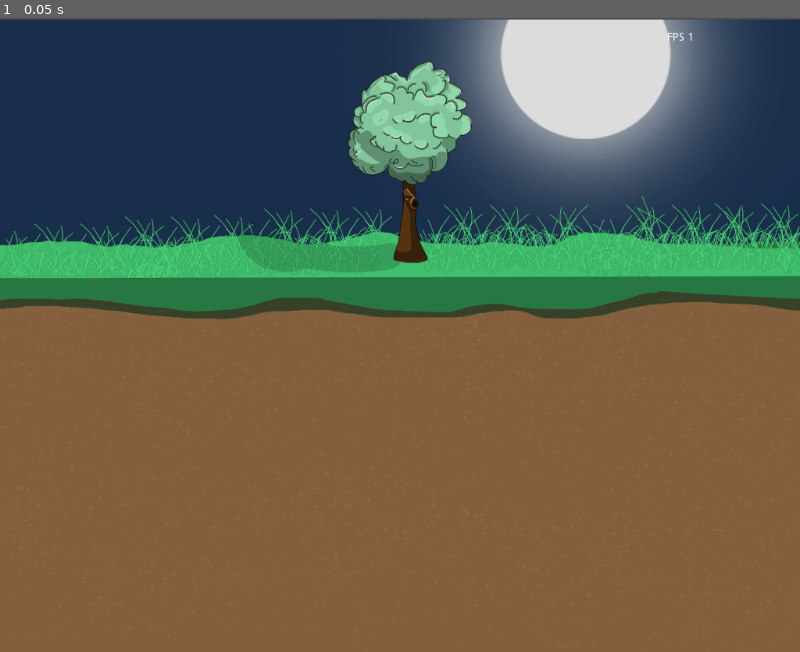
Above: before the commit, frame 1.
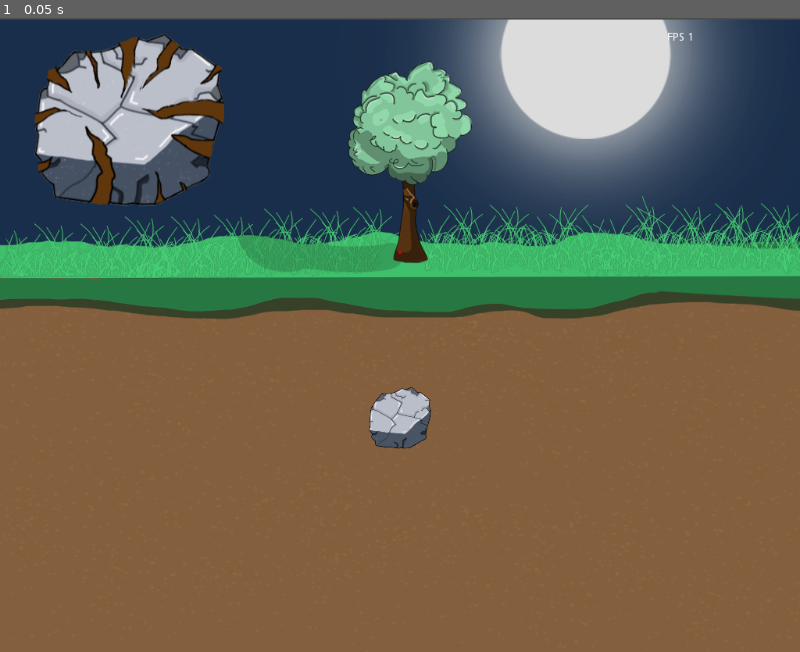
Above: after the commit, the same moment.

Repository: GunesUstunalp/GGJ2023Game
Game: Godot game, scene res://MainScene.tscn
Two runs of this game, one before a commit and one after it. Both use one fixed random seed, a clock stepped at 60 frames per second and the inputs below.
Inputs:
- Up to frame 1 (0.05 s): no input

The runs differ from the first frame. In frame 1, 5.7% of the frame differs, in the area x 4-54%, y 2-68%.

Commit message:
Created RockSpawner

Diff:
--- a/MainScene.tscn
+++ b/MainScene.tscn
@@ -1,18 +1,34 @@
-[gd_scene load_steps=6 format=2]
+[gd_scene load_steps=16 format=2]
 
 [ext_resource path="res://Resources/treee.png" type="Texture" id=1]
 [ext_resource path="res://Resources/toprak.png" type="Texture" id=2]
 [ext_resource path="res://RootEnd.tscn" type="PackedScene" id=3]
 [ext_resource path="res://Resources/sky.png" type="Texture" id=4]
 [ext_resource path="res://FPSCounter.gd" type="Script" id=5]
+[ext_resource path="res://RockSpawner.gd" type="Script" id=6]
+[ext_resource path="res://Resources/stoneanimation2/1.png" type="Texture" id=7]
+[ext_resource path="res://Resources/stoneanimation2/0.png" type="Texture" id=8]
+[ext_resource path="res://Resources/stoneanimation2/3.png" type="Texture" id=9]
+[ext_resource path="res://Resources/stoneanimation2/4.png" type="Texture" id=10]
+[ext_resource path="res://Resources/stoneanimation2/5.png" type="Texture" id=11]
+[ext_resource path="res://Resources/stoneanimation2/6.png" type="Texture" id=12]
+[ext_resource path="res://RootEnd.gd" type="Script" id=13]
+[ext_resource path="res://Resources/stoneanimation2/2.png" type="Texture" id=14]
 
-[node name="Node2D" type="Node2D"]
+[sub_resource type="SpriteFrames" id=1]
+animations = [ {
+"frames": [ ExtResource( 8 ), ExtResource( 7 ), ExtResource( 14 ), ExtResource( 9 ), ExtResource( 10 ), ExtResource( 11 ), ExtResource( 12 ) ],
+"loop": true,
+"name": "default",
+"speed": 5.0
+} ]
+
+[node name="MainScene" type="Node2D"]
+script = ExtResource( 6 )
 
 [node name="Sky" type="Sprite" parent="."]
 position = Vector2( 512, 408 )
 texture = ExtResource( 4 )
-
-[node name="RootEnd" parent="." instance=ExtResource( 3 )]
 
 [node name="Toprak" type="Sprite" parent="."]
 position = Vector2( 512, 408 )
@@ -28,3 +44,15 @@
 margin_right = 964.0
 margin_bottom = 59.0
 script = ExtResource( 5 )
+
+[node name="AnimatedSprite" type="AnimatedSprite" parent="."]
+position = Vector2( 165, 130 )
+frames = SubResource( 1 )
+frame = 5
+
+[node name="Roots" type="Node2D" parent="."]
+
+[node name="Rocks" type="Node2D" parent="."]
+
+[node name="RootEnd" parent="." instance=ExtResource( 3 )]
+script = ExtResource( 13 )
--- /dev/null
+++ b/RockSpawner.gd
@@ -0,0 +1,37 @@
+extends Node2D
+var rockImage
+var rockImageScale
+var rockHalfWidth = 40
+var currRockIndex = 0
+
+signal rock_spawned
+
+func _ready():
+	rockImage = preload('res://Resources/stone2.png')
+	var th = rockHalfWidth * 2
+	var tw = rockHalfWidth * 2
+	var imageSize = rockImage.get_size()
+	rockImageScale = Vector2(tw/imageSize.x, th/imageSize.y)
+
+	var rootEnd = get_node("RootEnd")
+	rootEnd.connect("found_rock", self, "_on_found_rock")
+
+	spawnRockAtPosition(Vector2(512,512))
+
+func _process(delta):
+	pass
+
+func spawnRockAtPosition(posToSpawn : Vector2):
+	var rockInstance = Sprite.new()
+	rockInstance.texture = rockImage
+	rockInstance.scale = rockImageScale
+	rockInstance.position = posToSpawn
+	get_node("Rocks").add_child(rockInstance)
+	emit_signal("rock_spawned", posToSpawn, rockHalfWidth, currRockIndex)
+	currRockIndex += 1
+
+func _on_found_rock(rootEndPos, foundIndex):
+	print("Found Rock!")
+#	var connectionLine = Line2D.new()
+#	connectionLine.draw_line(Vector2(400,400), Vector2(512,512), Color.aqua, 10)
+#	add_child_below_node(get_node("Rocks"), connectionLine)
--- a/RootEnd.gd
+++ b/RootEnd.gd
@@ -12,6 +12,8 @@
 
 var lastCreatedPosition = Vector2.ZERO
 
+signal found_rock
+
 func _ready():
 	position = rootOriginPoint
 	generatedRootImage = preload('res://Resources/rootcolor.jpg')
@@ -20,13 +22,15 @@
 	var tw = rootHalfWidth * 2
 	var imageSize = generatedRootImage.get_size()
 	rootImageScale = Vector2(tw/imageSize.x, th/imageSize.y)
-	print(rootImageScale)
 
 	groundMatrix=[]
 	for x in range(1024):
 		groundMatrix.append([])
 		for _y in range(512):
 			groundMatrix[x].append(0) #0  indicate that the space is free
+
+	var mainScene = get_parent()
+	mainScene.connect("rock_spawned", self, "_on_rock_spawned")
 
 func _process(delta):
 	var velocity = Vector2.ZERO # The player's movement vector.
@@ -38,15 +42,17 @@
 		velocity.y += 1
 
 	if Input.is_action_pressed("respawn"):
-		position = rootOriginPoint
+		respawn()
 
 	var x_to_check = position.x + (velocity.x * 5)
 	var y_to_check = position.y - 300 + (velocity.y * 5)
 	if x_to_check >= 1024 or y_to_check >= 512:
 		print("X= ",position.x, " Y= ", position.y, " VelX= ", velocity.x, " VelY= ", velocity.y)
-
 	if x_to_check < 1023 and y_to_check < 511 and groundMatrix[x_to_check][y_to_check] == 0:
 		speed = slowSpeed
+	elif x_to_check < 1023 and y_to_check < 511 and groundMatrix[x_to_check][y_to_check] != 1:
+		respawn()
+		emit_signal("found_rock", position, groundMatrix[x_to_check][y_to_check] - 2) #position and rockIndex
 	else:
 		speed = fastSpeed
 
@@ -60,14 +66,11 @@
 
 		var newPosition = position + velocity * delta
 
-		print(newPosition.x, " ", newPosition.y - 300)
+		#print(newPosition.x, " ", newPosition.y - 300)
 		if(newPosition.x < 1 or newPosition.x > 1023 or newPosition.y - 300 > 511):
-			position = rootOriginPoint
+			respawn()
 		else:
 			position = newPosition
-
-
-	#print("Speed ", speed, " -- ", lastCreatedPosition.distance_to(position))
 
 func create_roots_on_path():
 	lastCreatedPosition = position
@@ -76,7 +79,7 @@
 	generatedRootInstance.texture = generatedRootImage
 	generatedRootInstance.scale = rootImageScale
 	generatedRootInstance.position = position
-	get_parent().add_child(generatedRootInstance)
+	get_parent().find_node("Roots").add_child(generatedRootInstance)
 
 	var rootCenterX = int(position.x) - rootHalfWidth
 	var rootCenterY = int(position.y - 300) - rootHalfWidth
@@ -94,3 +97,16 @@
 	generatedRootInstance.position = position
 	get_parent().add_child(generatedRootInstance)
 	raise()
+
+func respawn():
+	position = rootOriginPoint
+
+func _on_rock_spawned(posToSpawn, rockHalfWidth, currRockIndex):
+	posToSpawn.x -= rockHalfWidth
+	posToSpawn.y -= rockHalfWidth
+
+	for x in range(rockHalfWidth * 2):
+		for y in range(rockHalfWidth * 2):
+			groundMatrix[posToSpawn.x + x][posToSpawn.y - 300 + y] = currRockIndex + 2
+			#print(posToSpawn.x + x, "  ", posToSpawn.y - 300 + y)
+	print("Rock spawned")
Not shown, added: Resources/stoneanimation2/0.png.import
Not shown, added: Resources/stoneanimation2/1.png.import
Not shown, added: Resources/stoneanimation2/2.png.import
Not shown, added: Resources/stoneanimation2/3.png.import
Not shown, added: Resources/stoneanimation2/4.png.import
Not shown, added: Resources/stoneanimation2/5.png.import
Not shown, added: Resources/stoneanimation2/6.png.import
